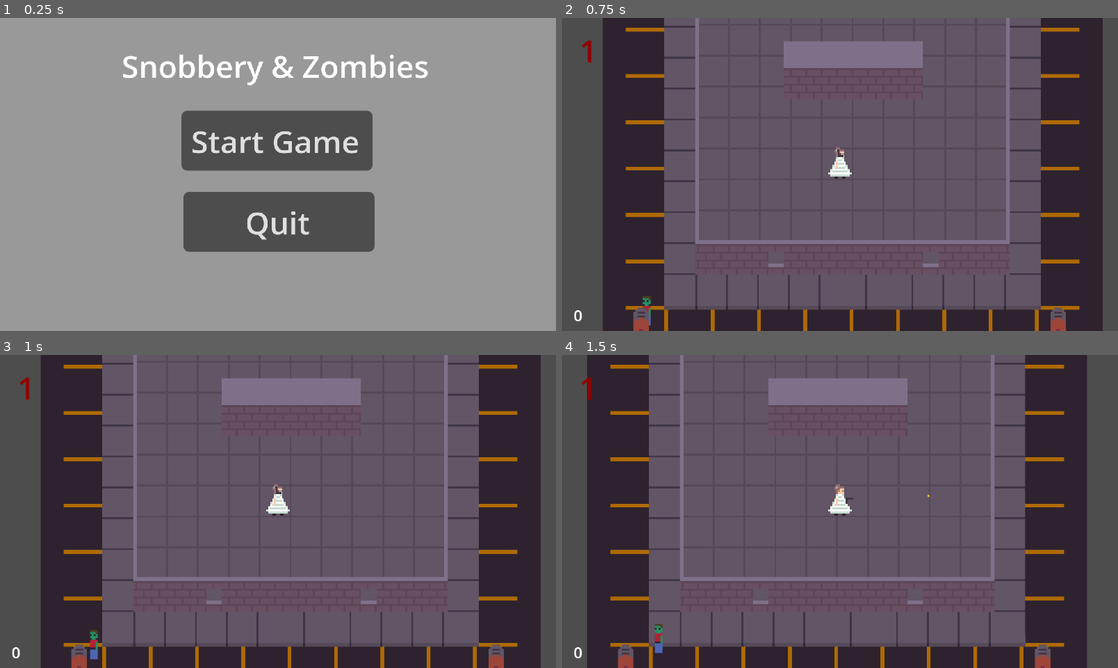
Above: before the commit, frames 1-4 (two rows, left to right).
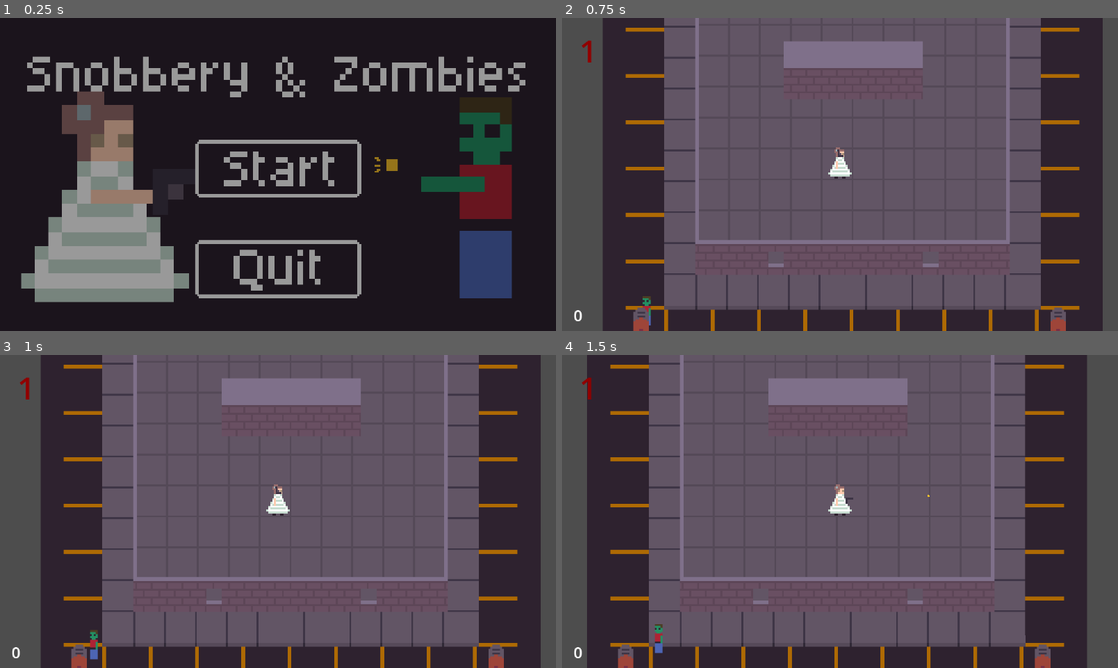
Above: after the commit, the same moments.

Repository: smolsenbiller/godot_projects
Game: Godot game, scene res://scenes/menu.tscn
Same seed, same stepped clock (60 frames per second), same inputs: the game is played once before the commit and once after it.
Inputs (mouse positions are in pixels of both pictures, inside the frame that each line leads up to):
- Up to frame 1 (0.25 s): no input
- Up to frame 2 (0.75 s): click (840, 140) at 0.5 s, where only the run before the commit has a clickable "Start Game"
- Up to frame 3 (1 s): no input
- Up to frame 4 (1.5 s): tap Enter at 1.25 s; move the mouse to (962, 495) at 1.27 s; hold Right (move_right) from 1.28 s (still down); click (962, 495) at 1.35 s

The runs differ from the first frame. In frame 1, 91% of the frame differs, in the area x 0-100%, y 0-100%; in frame 2, nothing differs; in frame 3, nothing differs; in frame 4, nothing differs.

Commit message:
I worked on the art for the main menu. Now it is fly!

Diff:
--- a/game-jams/snobbery-&-zombies/scenes/menu.tscn
+++ b/game-jams/snobbery-&-zombies/scenes/menu.tscn
@@ -1,10 +1,7 @@
 [gd_scene format=3 uid="uid://17du2m1y67ww"]
 
+[ext_resource type="Texture2D" uid="uid://b2wwdyq7wx3qd" path="res://assets/main-menu.png" id="1_vjb58"]
 [ext_resource type="Script" uid="uid://tjo3y4xueb5f" path="res://scripts/button.gd" id="1_yqeox"]
-
-[sub_resource type="CanvasTexture" id="CanvasTexture_vjb58"]
-
-[sub_resource type="LabelSettings" id="LabelSettings_con2f"]
 
 [node name="Menu" type="Control" unique_id=186876564]
 layout_mode = 3
@@ -21,32 +18,22 @@
 offset_right = 1152.0
 offset_bottom = 648.0
 scale = Vector2(0.25008535, 0.25008535)
-texture = SubResource("CanvasTexture_vjb58")
-
-[node name="Label" type="Label" parent="CanvasLayer" unique_id=1183489863]
-offset_top = 13.0
-offset_right = 287.0
-offset_bottom = 161.0
-text = "Snobbery & Zombies
-"
-label_settings = SubResource("LabelSettings_con2f")
-horizontal_alignment = 1
+texture = ExtResource("1_vjb58")
 
 [node name="Button" type="Button" parent="CanvasLayer" unique_id=793751738]
-offset_left = 94.0
-offset_top = 48.0
-offset_right = 193.0
-offset_bottom = 79.0
-text = "Start Game"
+modulate = Color(1, 1, 1, 0)
+offset_left = 101.0
+offset_top = 63.0
+offset_right = 187.0
+offset_bottom = 93.0
 script = ExtResource("1_yqeox")
 
 [node name="Button2" type="Button" parent="CanvasLayer" unique_id=934632045]
-offset_left = 95.0
-offset_top = 90.0
-offset_right = 194.0
-offset_bottom = 121.0
-text = "Quit
-"
+modulate = Color(1, 1, 1, 0)
+offset_left = 101.0
+offset_top = 115.0
+offset_right = 187.0
+offset_bottom = 145.0
 
 [connection signal="pressed" from="CanvasLayer/Button" to="CanvasLayer/Button" method="_on_pressed"]
 [connection signal="pressed" from="CanvasLayer/Button2" to="CanvasLayer/Button" method="_on_button_2_pressed"]
Binary file added: game-jams/snobbery-&-zombies/assets/main-menu.png
Not shown, added: game-jams/snobbery-&-zombies/assets/main-menu.png.import
